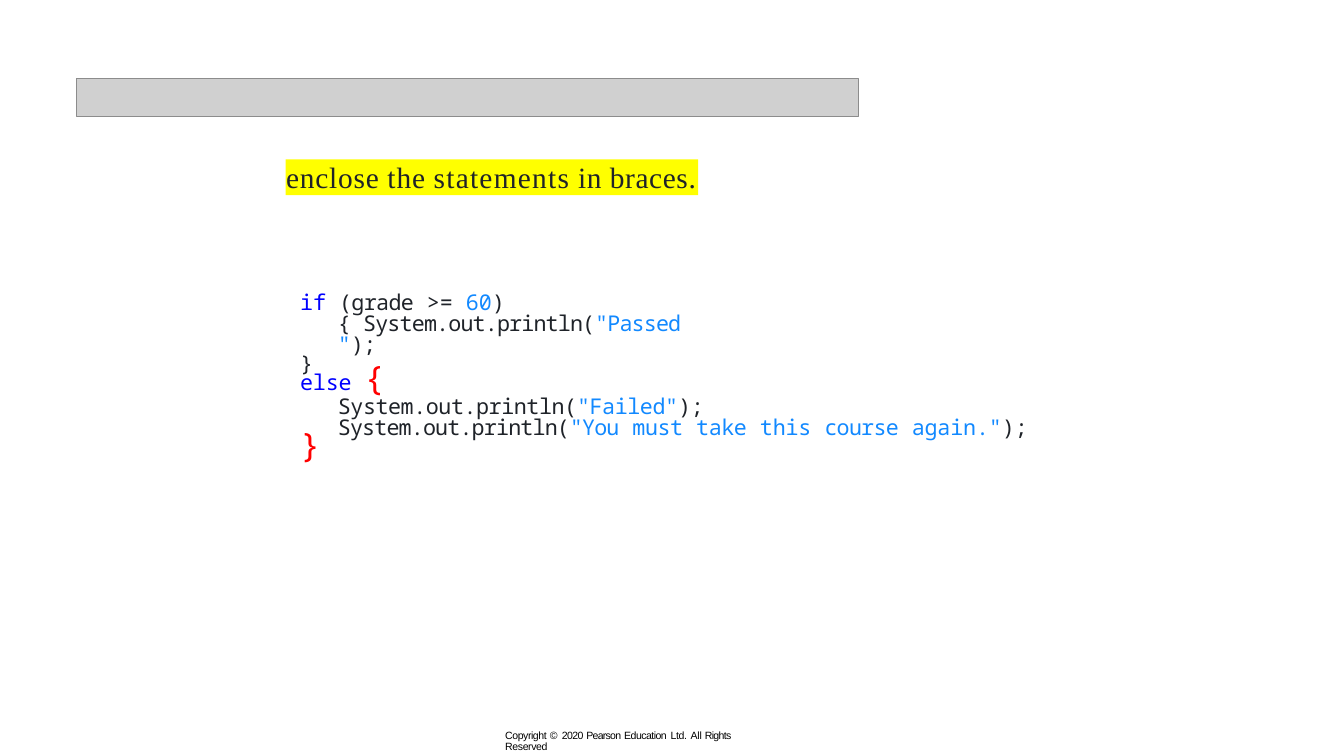
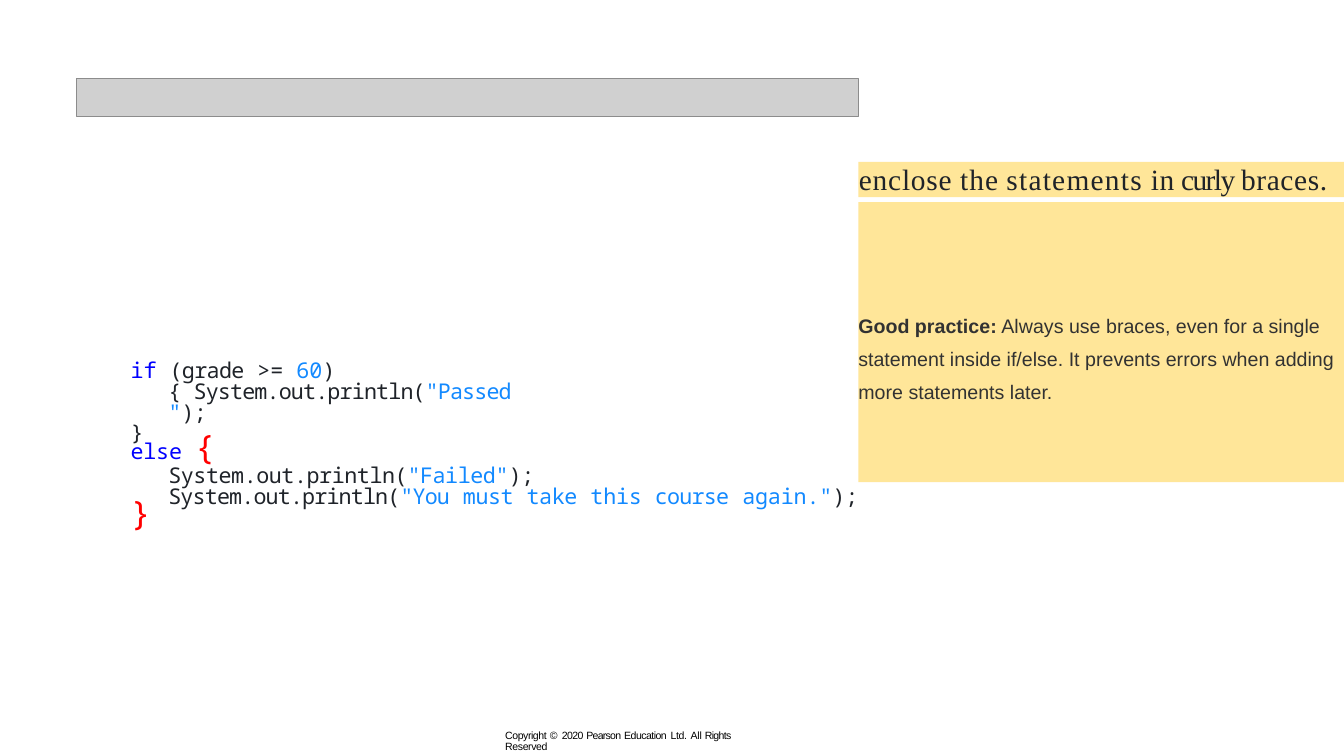
Before and after one commit to xiaoleibi/DMU26, a slide deck: slide 26 of ppt/Uge39_Selection.pptx (slide 28 before the commit). Drawn at 1344x756 pixels with LibreOffice and Linux fonts; fonts in the diff are those of the drawing; grey boxes stand for pictures. Boxes give left, top, right and bottom in pixels: in the first picture for what was removed or moved away, otherwise in the second. Text is boxed around its words. In the diff, an @@ line names an element or a change of style, - is before the commit and + after.

```diff
--- a/ppt/Uge39_Selection.pptx
+++ b/ppt/Uge39_Selection.pptx
@@ text in rectangle at bbox=[859, 169, 1327, 196]: text changed @@
-enclose the statements in braces.
+enclose the statements in curly braces.
@@ rectangle "enclose the statements in curly ...": place and size @@
-rectangle "enclose the statements in curly ..." at bbox=[285, 159, 698, 195]
+rectangle "enclose the statements in curly ..." at bbox=[859, 162, 1344, 198]
@@ rectangle "enclose the statements in curly ..." at bbox=[859, 162, 1344, 198]: fill #FFFF00 to #FFE699 @@
@@ rectangle added at bbox=[859, 203, 1344, 483], fill #FFE699, 14 pt, text #323232 @@
+Good practice: Always use braces, even for a single statement inside if/else. It prevents errors when adding more statements later.
@@ text "if (grade >= 60) { ...": place and size @@
-text "if (grade >= 60) { ..." at bbox=[300, 293, 1028, 441]
+text "if (grade >= 60) { ..." at bbox=[131, 361, 858, 510]
```
Also in this commit, not shown: 14 other slides changed, 3 slides added, 7 slides removed.
